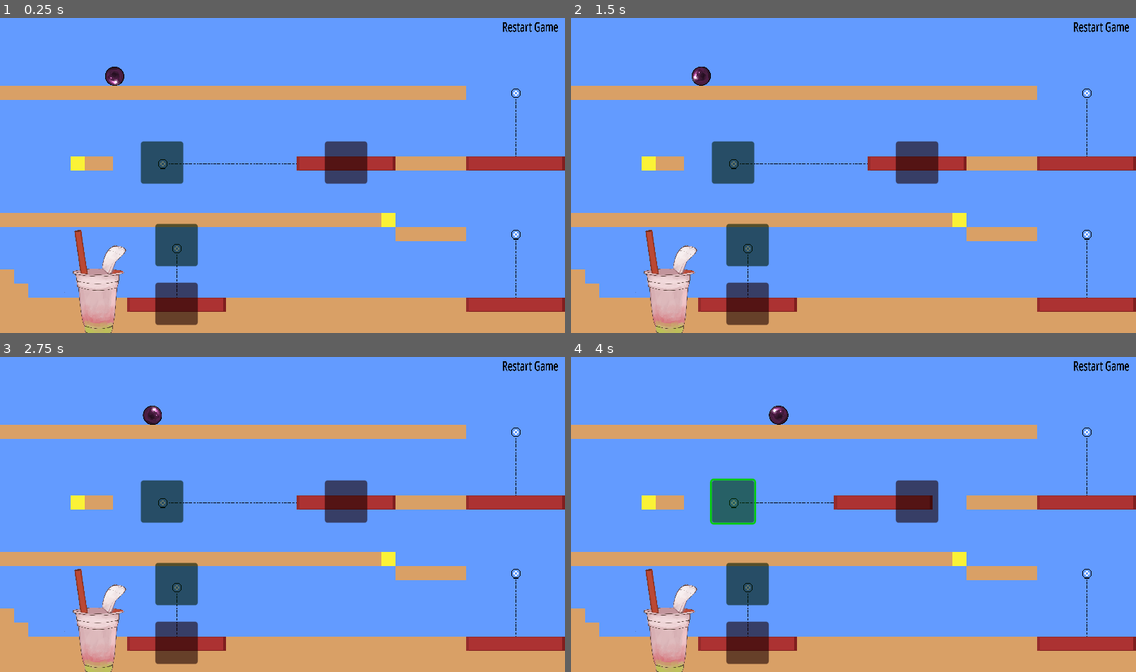
Above: before the commit, frames 1-4 (two rows, left to right).
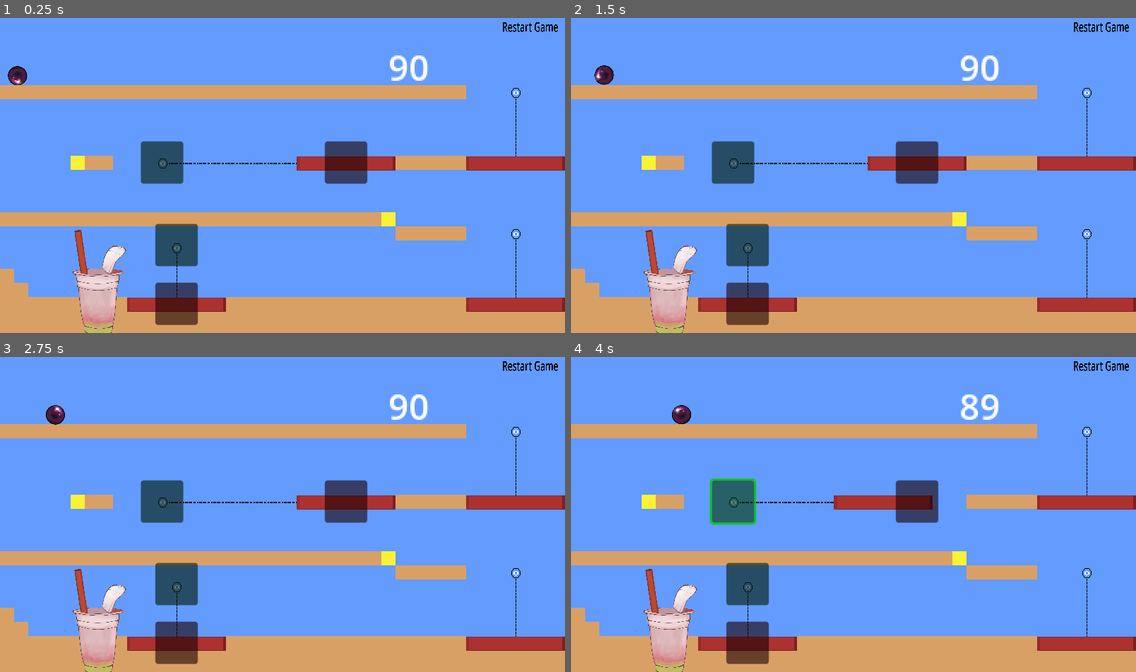
Above: after the commit, the same moments.

Repository: HeyWhyStop/Boba_Sort
Game: Godot game, scene res://Scenes/Stage_1Testing.tscn
The game is run twice, just before and just after one commit, with the same random seed, the same clock (stepped at 60 frames per second) and the same inputs. This scene is started directly instead of the project's main scene.
Inputs (mouse positions are in pixels of both pictures, inside the frame that each line leads up to):
- Up to frame 1 (0.25 s): no input
- Up to frame 2 (1.5 s): click "Restart Game" at 0.5 s; click "Restart Game" at 1.25 s
- Up to frame 3 (2.75 s): click "Restart Game" at 2 s
- Up to frame 4 (4 s): click (915, 501) at 2.77 s; click (734, 501) at 3.52 s

The runs differ from the first frame. In frame 1, 1.7% of the frame differs, in the area x 0-93%, y 11-89%; in frame 2, 1.7%; in frame 3, 1.7%; in frame 4, 1.7%.

Commit message:
Stage1TesterGoal

Diff:
--- /dev/null
+++ b/Boba-Game/Scenes/GameOver.tscn
@@ -0,0 +1,53 @@
+[gd_scene load_steps=4 format=3 uid="uid://di224rgy2r5ol"]
+
+[ext_resource type="Script" path="res://Scripts/title.gd" id="1_yip7a"]
+[ext_resource type="Texture2D" uid="uid://cmtgh208fbg35" path="res://Assets/GameOver.png" id="2_m86n0"]
+
+[sub_resource type="LabelSettings" id="LabelSettings_0e6k5"]
+font_size = 216
+
+[node name="Title" type="Control"]
+layout_mode = 3
+anchors_preset = 15
+anchor_right = 1.0
+anchor_bottom = 1.0
+grow_horizontal = 2
+grow_vertical = 2
+script = ExtResource("1_yip7a")
+
+[node name="TextureRect" type="TextureRect" parent="."]
+modulate = Color(1, 1, 1, 0.784314)
+layout_mode = 1
+anchors_preset = 15
+anchor_right = 1.0
+anchor_bottom = 1.0
+offset_right = 20.0
+offset_bottom = 80.0
+grow_horizontal = 2
+grow_vertical = 2
+scale = Vector2(0.9823, 0.9823)
+texture = ExtResource("2_m86n0")
+
+[node name="Container" type="VBoxContainer" parent="."]
+layout_mode = 1
+anchors_preset = 15
+anchor_right = 1.0
+anchor_bottom = 1.0
+grow_horizontal = 2
+grow_vertical = 2
+
+[node name="Label" type="Label" parent="Container"]
+modulate = Color(0.760668, 0.520517, 0.216329, 1)
+layout_mode = 2
+text = "Game Over"
+label_settings = SubResource("LabelSettings_0e6k5")
+horizontal_alignment = 1
+
+[node name="Button" type="Button" parent="Container"]
+modulate = Color(0, 0, 0, 1)
+layout_mode = 2
+theme_override_font_sizes/font_size = 150
+text = "Restart Game"
+flat = true
+
+[connection signal="pressed" from="Container/Button" to="." method="_on_button_pressed"]
--- a/Boba-Game/Scenes/Stage_1Testing.tscn
+++ b/Boba-Game/Scenes/Stage_1Testing.tscn
@@ -6,7 +6,9 @@
 [ext_resource type="AudioStream" uid="uid://bad62r4ola2pv" path="res://Assets/001_-_Elemental_Forest.mp3" id="4_gruxb"]
 [ext_resource type="PackedScene" uid="uid://b1v7xgjj67hyj" path="res://Scenes/Moving_Platform.tscn" id="5_ob7wp"]
 [ext_resource type="PackedScene" uid="uid://caoc8dvuw0fox" path="res://Scenes/cup.tscn" id="6_m502h"]
+[ext_resource type="PackedScene" uid="uid://hx3ataabhitm" path="res://Scenes/cupTest.tscn" id="7_ggc18"]
 [ext_resource type="Script" path="res://Scripts/restart.gd" id="8_2ydcx"]
+[ext_resource type="PackedScene" uid="uid://c0yigclh1mmq1" path="res://Scenes/timer.tscn" id="8_l4mgl"]
 
 [node name="Node2D" type="Node2D"]
 scale = Vector2(2, 2)
@@ -18,11 +20,12 @@
 tile_set = ExtResource("1_auicf")
 
 [node name="Main Layer" type="TileMapLayer" parent="Node2D"]
+position = Vector2(0, -0.5)
 tile_map_data = PackedByteArray("AAAAABMAAAAEAAEAAAAAABQAAAAEAAEAAAABABQAAAAEAAEAAAACABQAAAAEAAEAAAADABQAAAAEAAEAAAADAB …(5120 unchanged characters)…
 tile_set = ExtResource("1_auicf")
 
 [node name="player" parent="." instance=ExtResource("2_h24fl")]
-position = Vector2(140, 68)
+position = Vector2(30, 62)
 scale = Vector2(0.0528303, 0.0528303)
 
 [node name="Vert_platform" parent="." instance=ExtResource("3_btlha")]
@@ -41,6 +44,10 @@
 time = 1.5
 
 [node name="Cup" parent="." instance=ExtResource("6_m502h")]
+visible = false
+position = Vector2(112, 312)
+
+[node name="Cup2" parent="." instance=ExtResource("7_ggc18")]
 position = Vector2(112, 312)
 
 [node name="Container" type="VBoxContainer" parent="."]
@@ -64,4 +71,10 @@
 script = ExtResource("8_2ydcx")
 scene = "res://Scenes/Stage_1Testing.tscn"
 
+[node name="Control" parent="." instance=ExtResource("8_l4mgl")]
+offset_left = 440.0
+offset_top = 30.5
+offset_right = 440.0
+offset_bottom = 30.5
+
 [connection signal="pressed" from="Container/Button" to="Container/Button" method="_on_pressed"]
--- /dev/null
+++ b/Boba-Game/Scenes/cupTest.tscn
@@ -0,0 +1,28 @@
+[gd_scene load_steps=4 format=3 uid="uid://hx3ataabhitm"]
+
+[ext_resource type="Texture2D" uid="uid://b5lr868kcws5x" path="res://Assets/emptycup.png" id="1_44533"]
+[ext_resource type="Script" path="res://Scripts/goal.gd" id="1_x8wrw"]
+
+[sub_resource type="RectangleShape2D" id="RectangleShape2D_jhaka"]
+size = Vector2(20, 30)
+
+[node name="Cup" type="Node2D"]
+script = ExtResource("1_x8wrw")
+scene = "res://Scenes/Stage_2.tscn"
+
+[node name="Emptycup" type="Sprite2D" parent="."]
+scale = Vector2(0.172605, 0.172605)
+texture = ExtResource("1_44533")
+offset = Vector2(148.465, -41.63)
+
+[node name="CollisionPolygon2D" type="CollisionPolygon2D" parent="."]
+polygon = PackedVector2Array(-29, -22, -15, 51, 14, 50, 29, -24, 18, -23, 11, 43, -9, 43, -17, -24)
+
+[node name="Area2D" type="Area2D" parent="."]
+
+[node name="CollisionPolygon2D" type="CollisionShape2D" parent="Area2D"]
+position = Vector2(1, 25)
+shape = SubResource("RectangleShape2D_jhaka")
+
+[connection signal="area_shape_entered" from="Area2D" to="." method="_on_area_2d_area_shape_entered"]
+[connection signal="body_entered" from="Area2D" to="." method="_on_area_2d_body_entered"]
--- /dev/null
+++ b/Boba-Game/Scenes/timer.tscn
@@ -0,0 +1,34 @@
+[gd_scene load_steps=2 format=3 uid="uid://c0yigclh1mmq1"]
+
+[ext_resource type="Script" path="res://Scripts/timer.gd" id="1_w8bad"]
+
+[node name="Control" type="Control" node_paths=PackedStringArray("timer", "label")]
+layout_mode = 3
+anchors_preset = 15
+anchor_right = 1.0
+anchor_bottom = 1.0
+grow_horizontal = 2
+grow_vertical = 2
+script = ExtResource("1_w8bad")
+timer = NodePath("Timer")
+label = NodePath("Time")
+path = "res://Scenes/GameOver.tscn"
+
+[node name="Time" type="RichTextLabel" parent="."]
+offset_right = 40.0
+offset_bottom = 40.0
+theme_override_font_sizes/bold_italics_font_size = 40
+theme_override_font_sizes/italics_font_size = 40
+theme_override_font_sizes/mono_font_size = 40
+theme_override_font_sizes/normal_font_size = 40
+theme_override_font_sizes/bold_font_size = 40
+fit_content = true
+scroll_active = false
+autowrap_mode = 0
+tab_size = 10
+
+[node name="Timer" type="Timer" parent="."]
+wait_time = 90.0
+autostart = true
+
+[connection signal="timeout" from="Timer" to="." method="_on_timer_timeout"]
--- /dev/null
+++ b/Boba-Game/Scripts/goal.gd
@@ -0,0 +1,16 @@
+extends Node2D
+
+@export var scene = ""
+
+
+
+
+func _on_area_2d_area_shape_entered(area_rid: RID, area: Area2D, area_shape_index: int, local_shape_index: int) -> void:
+
+	pass # Replace with function body.
+
+
+func _on_area_2d_body_entered(body: Node2D) -> void:
+	if!(body.name == "player"): return
+	get_tree().change_scene_to_file(scene)
+	pass # Replace with function body.
--- /dev/null
+++ b/Boba-Game/Scripts/timer.gd
@@ -0,0 +1,23 @@
+extends Control
+
+@export var timer = Timer
+@export var label = RichTextLabel
+@export var path = ""
+
+
+func _ready()->void:
+	pass
+	#label.set_autowrap_mode(0)	#self.add_child(timer)
+	#timer.start(10)
+	#timer.connect("timeout",control, "_on_timer_timeout")
+
+
+func _process(delta:float)->void:
+	label.text = str(ceil(timer.time_left))
+
+
+
+func _on_timer_timeout() -> void:
+	print("timeout")
+	get_tree().change_scene_to_file(path)
+	pass # Replace with function body.
Binary file added: Boba-Game/Assets/GameOver.png
Not shown, added: Boba-Game/Assets/GameOver.png.import
Not shown: 1 places in Boba-Game/Scenes/Stage_1Testing.tscn that only renumber resources
